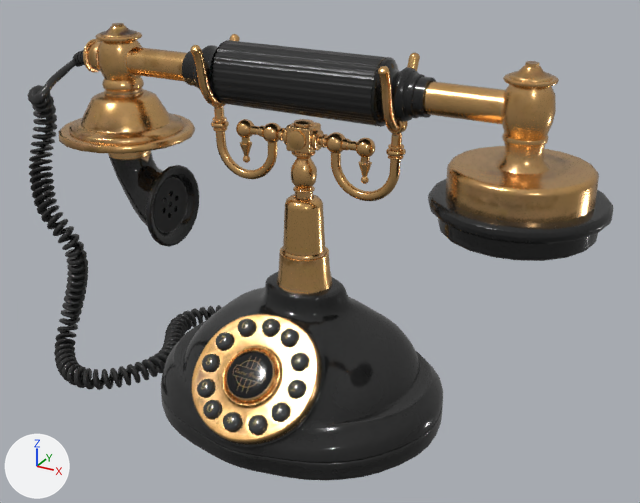
Two versions of the glTF model public/models/furniture/rotary_telephone.glb, one commit apart.
One viewpoint serves both versions: a 50 mm camera at (5.08, -8.83, 6.78) aimed at (0.07, 0.28, 2.23). Every picture has the same lights, and +X, +Y and +Z are marked at lower left. The older version comes first. Where no turn or scale is listed for an object, it has been applied to the vertices. Vertices at exactly the same position are counted once.

The first picture shows 'defaultMaterial.001', 'defaultMaterial.002', 'defaultMaterial.003', 'defaultMaterial.004', 'defaultMaterial.006', 'defaultMaterial.007'.
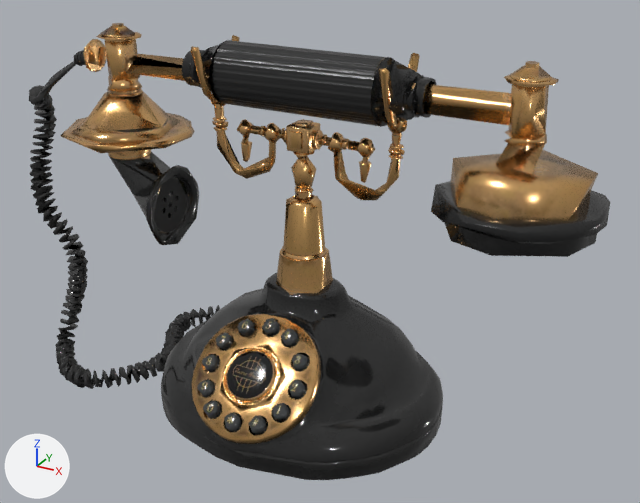
Location of each change, (x1, y1, x2, y2) in pixels of the pictures (640 x 503 px):
'defaultMaterial.007', reshaped: before (59, 23, 613, 261); after (60, 23, 610, 257)
'defaultMaterial.006', reshaped: before (190, 34, 420, 294); after (191, 35, 420, 295)
'defaultMaterial.001', reshaped: before (28, 50, 222, 390); after (29, 50, 220, 389)
part 1 of me_defaultmaterial_001, cut back: before (28, 54, 222, 390); after (79, 367, 85, 379)
part 2 of me_defaultmaterial_003, cut back: before (191, 314, 321, 444); after (225, 314, 284, 326)
part 3 of me_defaultmaterial_006, cut back: before (190, 34, 420, 256); after (191, 46, 403, 193)
part 4 of me_defaultmaterial_006, reshaped: before (277, 247, 332, 294); after (280, 247, 329, 260)
part 5 of me_defaultmaterial_007, cut back (brown): before (59, 23, 613, 261)

The change in detail:
me_defaultmaterial_001 is used by ob_defaultmaterial_001; location (0.0, 0.0, 0.0).
me_defaultmaterial_001 had 13506 vertices, 26984 faces and spanned x -4.37..0.12, y -1.19..2.13, z -0.01..4.54.
me_defaultmaterial_001 now has 1622 vertices, 3236 faces and spans x -4.36..0.11, y -1.19..2.12, z -0.01..4.54.
me_defaultmaterial_001 part 1: 1 vertex moved within x -3.05, y -1.04, z 0.16; 11884 vertices removed from x -4.37..0.12, y -1.18..2.13, z -0.01..4.54.
me_defaultmaterial_003 is used by ob_defaultmaterial_003; location (0.0, 0.0, 0.33).
me_defaultmaterial_003 had 2864 vertices, 5632 faces and spanned x -0.81..0.81, y -1.83..-0.58, z 0.25..1.38.
me_defaultmaterial_003 now has 349 vertices, 674 faces and spans x -0.81..0.81, y -1.83..-0.58, z 0.25..1.38.
me_defaultmaterial_003 part 2: 1 vertex moved within x -0.42, y -0.74, z 1.31; 2515 vertices removed from x -0.81..0.81, y -1.83..-0.6, z 0.25..1.38.
me_defaultmaterial_006 is used by ob_defaultmaterial_006; location (0.0, 0.0, 0.0).
me_defaultmaterial_006 had 8804 vertices, 17308 faces and spanned x -1.31..1.31, y -0.47..0.47, z 1.76..4.84.
me_defaultmaterial_006 now has 1075 vertices, 1994 faces and spans x -1.31..1.31, y -0.46..0.46, z 1.76..4.84.
me_defaultmaterial_006 part 3: 19 vertices moved within x -1.28..1.25, y -0.43..0.13, z 3.16..4.82; 7630 vertices removed from x -1.31..1.31, y -0.47..0.47, z 2.92..4.84.
me_defaultmaterial_006 part 4: 5 vertices moved within x -0.28..0.28, y -0.09..0.28, z 2.33; 99 vertices removed from x -0.39..0.39, y -0.36..0.35, z 1.76..2.35.
me_defaultmaterial_007 is used by ob_defaultmaterial_007; location (0.0, 0.0, 0.0).
me_defaultmaterial_007 had 4167 vertices, 8208 faces and spanned x -3.6..3.62, y -0.97..0.98, z 2.01..4.95.
me_defaultmaterial_007 now has 918 vertices, 1807 faces and spans x -3.58..3.58, y -0.91..0.97, z 2.01..4.95.
me_defaultmaterial_007 part 5: 1 vertex moved within x -1.36, y 0.27, z 4.46; 3243 vertices removed from x -3.6..3.62, y -0.97..0.98, z 2.01..4.95.
Other edits to the shape of me_defaultmaterial_007 do not show in these pictures.
